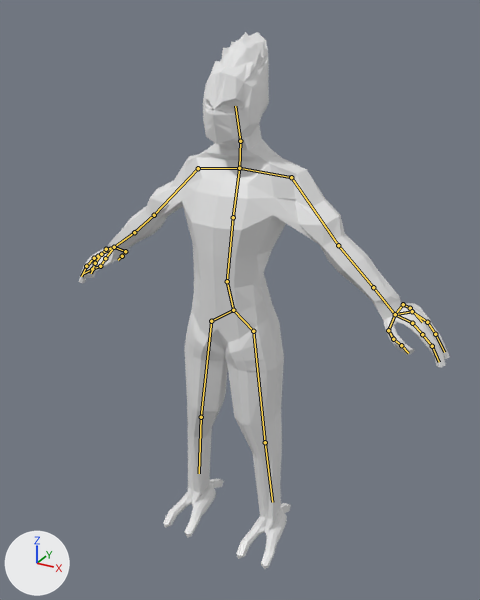
What one commit did to the Blender file Models/alien.blend.
Camera for both pictures: a 50 mm lens placed at (1.63, -2.95, 3.01), pointed at (0.15, -0.25, 1.66). Lighting does not change. The marker at lower left points along +X, +Y and +Z. The bones that bend it are drawn over the model as lines.

In view in the first picture: 'body'.
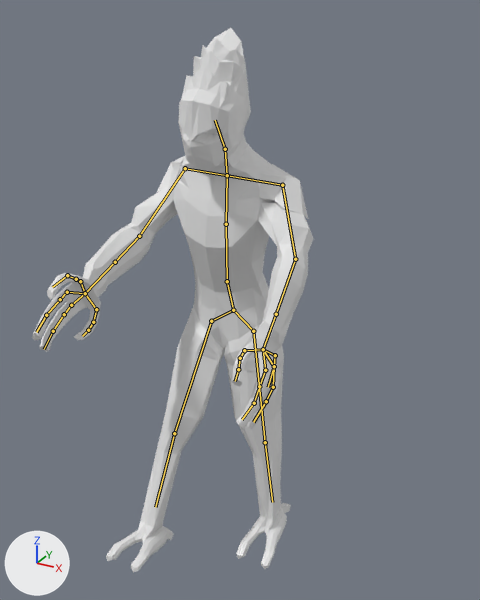
The newer file adds an action. The first version stands in its rest pose; the second is drawn at frame 20 of the action 'Walk_right'.

The edits, one by one:
Bone 'Bone.005' (bone_bone_005) turns from (0, 0, 0) to (-3, 1, 20) degrees about its own x, y and z.
Bone 'Bone.014' (bone_bone_014) turns from (0, 0, 0) to (-21, 28, 34) degrees about its own x, y and z.
Bone 'Bone.015' (bone_bone_015) turns from (0, 0, 0) to (-32, 10, -22) degrees about its own x, y and z.
Bone 'Bone.033' (bone_bone_033) turns from (0, 0, 0) to (25, -28, 30) degrees about its own x, y and z.
Bone 'Bone.034' (bone_bone_034) turns from (0, 0, 0) to (25, -27, 25) degrees about its own x, y and z.
Bone 'Bone.011' (bone_bone_011) turns from (0, 0, 0) to (-6, 1, 23) degrees about its own x, y and z.

Location of each change, (x1, y1, x2, y2) in pixels of the pictures (480 x 600 px):
'body', posed (24% narrower)
    before: (79, 32, 450, 569)
    after: (32, 28, 314, 573)
bone 'Bone.005', root to tip
    before: (227, 281) to (233, 217)
    after: (227, 281) to (226, 224)
bone 'Bone.014', root to tip
    before: (291, 177) to (338, 245)
    after: (282, 185) to (295, 259)
bone 'Bone.015', root to tip
    before: (338, 245) to (373, 287)
    after: (295, 259) to (276, 314)
bone 'Bone.033', root to tip
    before: (198, 168) to (154, 215)
    after: (185, 168) to (139, 236)
bone 'Bone.034', root to tip
    before: (154, 215) to (134, 232)
    after: (139, 236) to (115, 262)
bone 'Bone.011', root to tip
    before: (211, 321) to (201, 417)
    after: (211, 321) to (174, 433)
